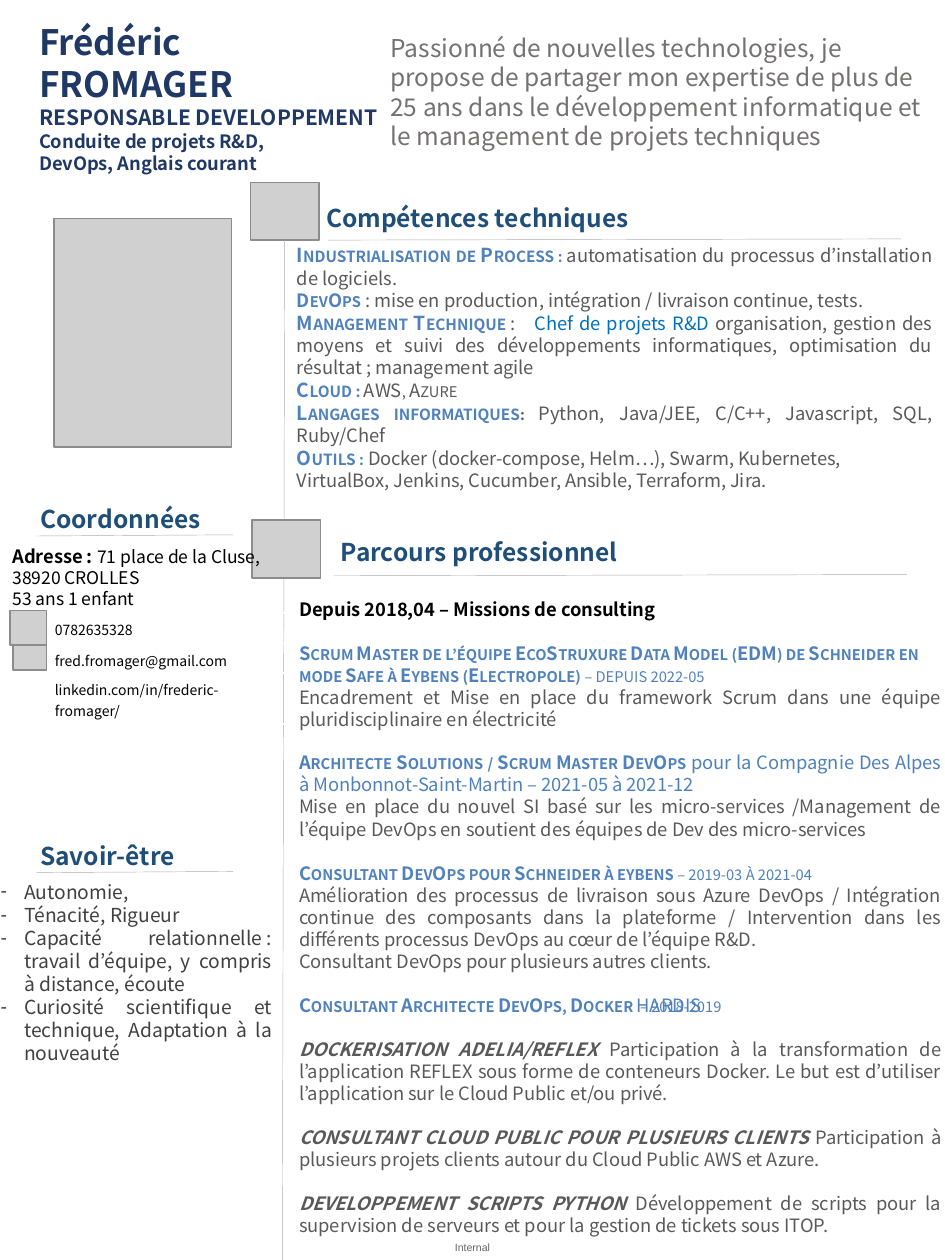
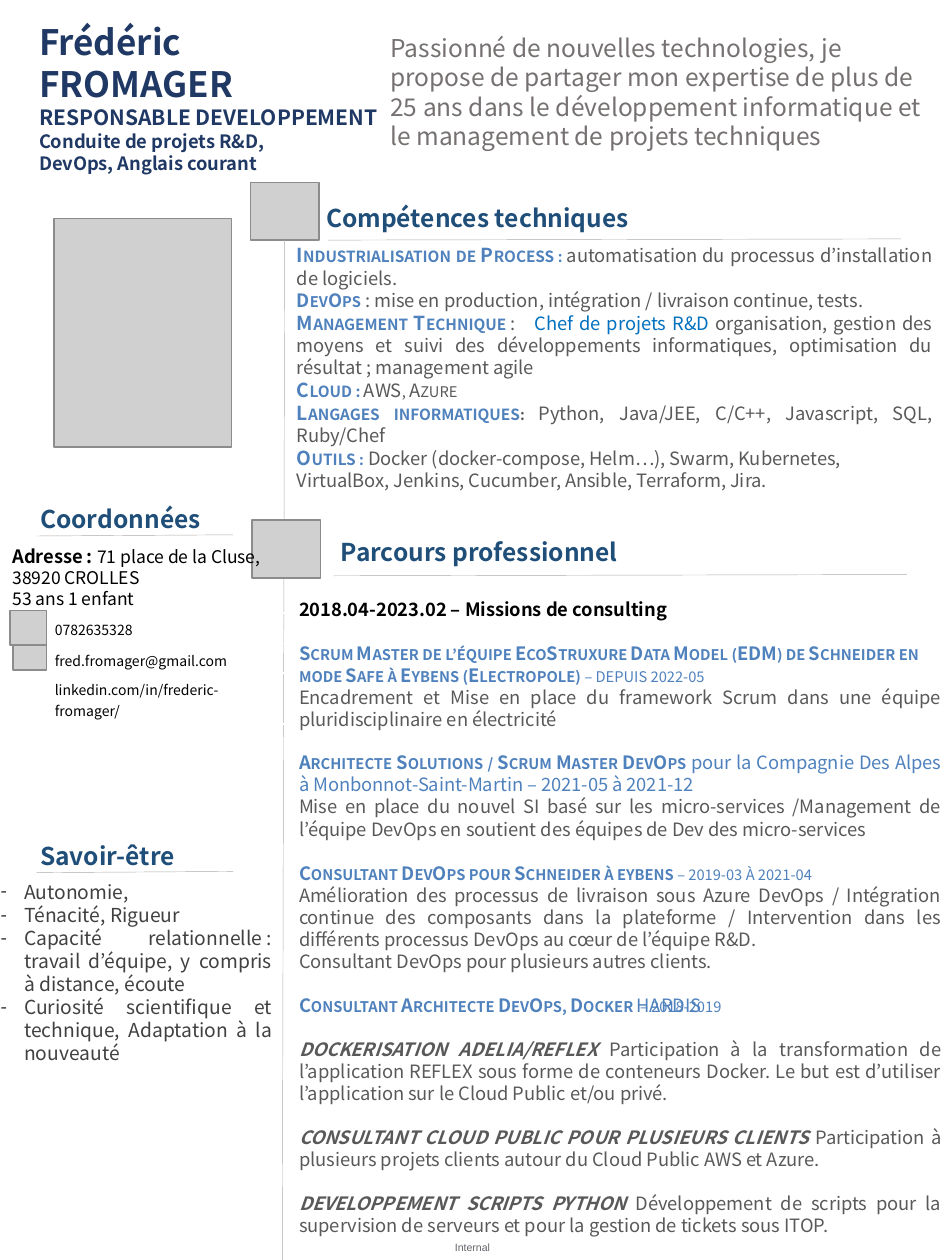
Before and after one commit to Solifred38/cv, a slide deck: slide 1 of CV_FFROMAGER.pptx. Drawn at 945x1260 pixels with LibreOffice and Linux fonts; fonts in the diff are those of the drawing; grey boxes stand for pictures; background and template pictures are left out. Boxes give left, top, right and bottom in pixels: in the first picture for what was removed or moved away, otherwise in the second. Text is boxed around its words. In the diff, an @@ line names an element or a change of style, - is before the commit and + after.

```diff
--- a/CV_FFROMAGER.pptx
+++ b/CV_FFROMAGER.pptx
@@ text at <box>299,601,667,621</box>: text changed @@
-Depuis 2018,04 – Missions de consulting
+2018.04-2023.02 – Missions de consulting
```
Also in this commit, not shown: 1 other file.
